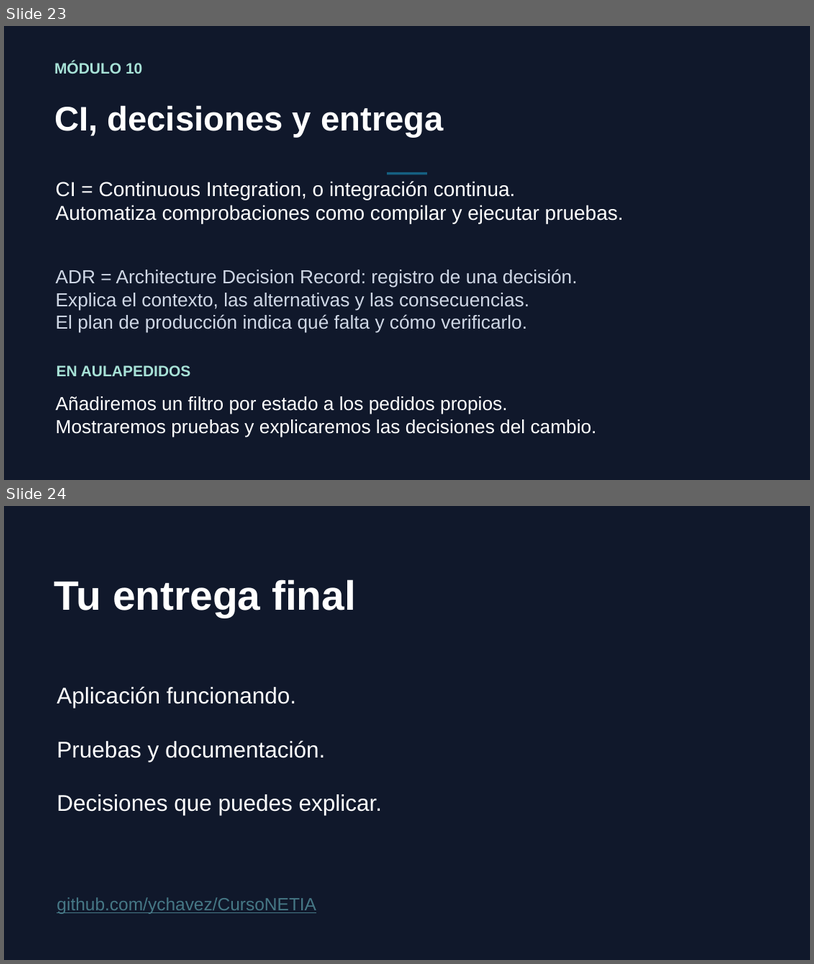
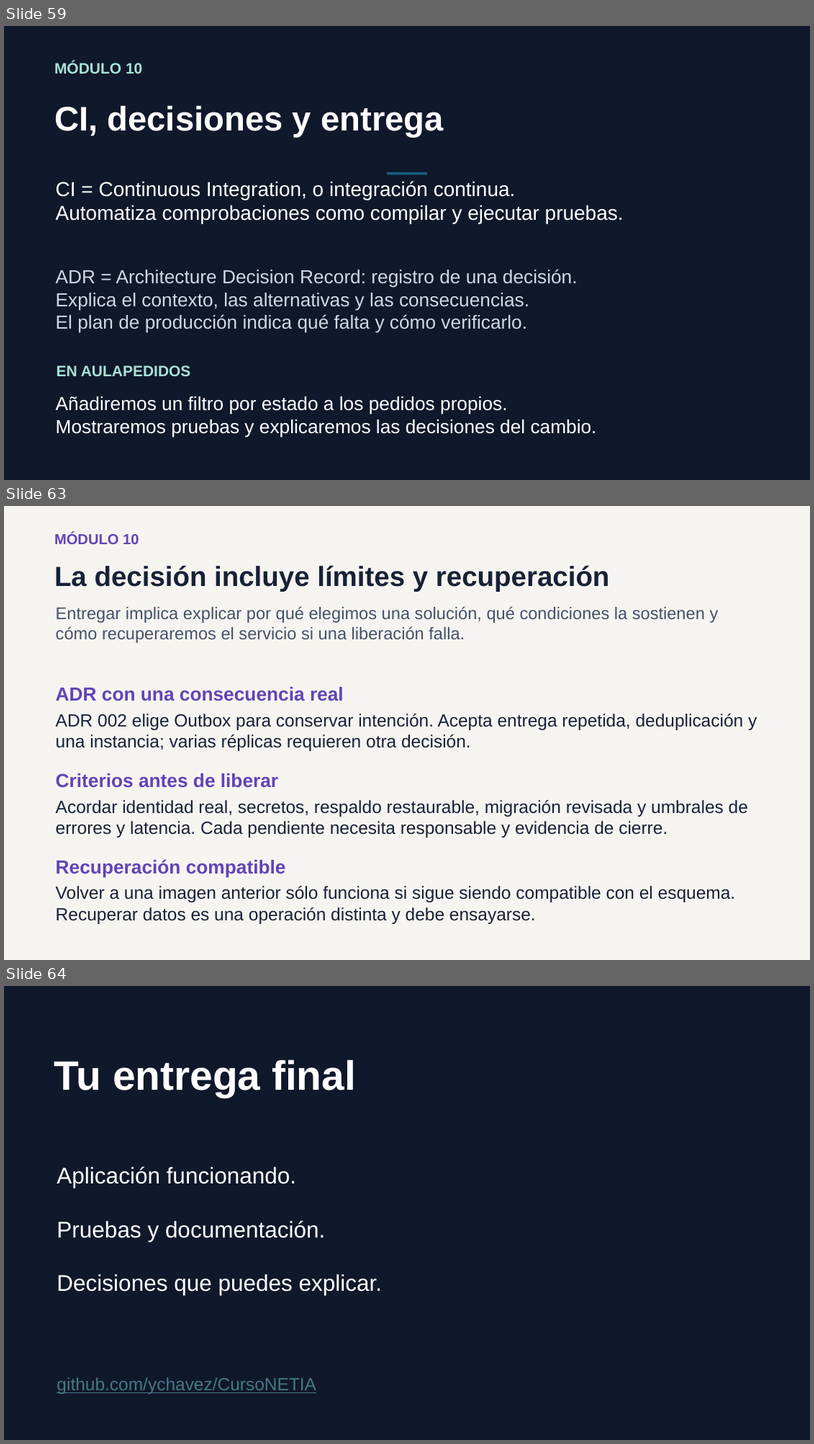
Before and after one commit to ychavez/CursoNETIA, a slide deck: instructor/clases/00-presentacion-alumnos.pptx. Shown one above the other, each under a label of ours: slides 23 and 24 before the commit, slides 59, 63 and 64 after it; the slides between them are not shown. The pictures are 814x964 and 814x1444 pixels, drawn with LibreOffice and Linux fonts; fonts in the diff are those of the drawing; background and template pictures are left out. Boxes give left, top, right and bottom in pixels: in the first picture for what was removed or moved away, otherwise in the second. Text is boxed around its words. In the diff, an @@ line names an element or a change of style, - is before the commit and + after.

```diff
--- a/instructor/clases/00-presentacion-alumnos.pptx
+++ b/instructor/clases/00-presentacion-alumnos.pptx
@@ slide 63 added at (4,506,810,960), background #F6F4F0 @@
@@ text added at (54,533,139,544), 17.2 pt, text #6044B6, bold @@
+MÓDULO 10
@@ text added at (54,565,610,591), 33 pt, text #172137, bold @@
+La decisión incluye límites y recuperación
@@ text added at (56,606,719,643), 20.2 pt, text #45516A @@
+Entregar implica explicar por qué elegimos una solución, qué condiciones la sostienen y
+cómo recuperaremos el servicio si una liberación falla.
@@ text added at (56,687,344,701), 22.5 pt, text #6044B6, bold @@
+ADR con una consecuencia real
@@ text added at (56,713,757,751), 21 pt, text #172137 @@
+ADR 002 elige Outbox para conservar intención. Acepta entrega repetida, deduplicación y
+una instancia; varias réplicas requieren otra decisión.
@@ text added at (56,773,278,788), 22.5 pt, text #6044B6, bold @@
+Criterios antes de liberar
@@ text added at (56,800,748,837), 21 pt, text #172137 @@
+Acordar identidad real, secretos, respaldo restaurable, migración revisada y umbrales de
+errores y latencia. Cada pendiente necesita responsable y evidencia de cierre.
@@ text added at (56,859,286,877), 22.5 pt, text #6044B6, bold @@
+Recuperación compatible
@@ text added at (56,885,736,924), 21 pt, text #172137 @@
+Volver a una imagen anterior sólo funciona si sigue siendo compatible con el esquema.
+Recuperar datos es una operación distinta y debe ensayarse.
@@ what was slide 23 is now slide 59 @@
@@ what was slide 24 is now slide 64 @@
```
Also in this commit, not shown: 39 other slides added, 3 other files.
